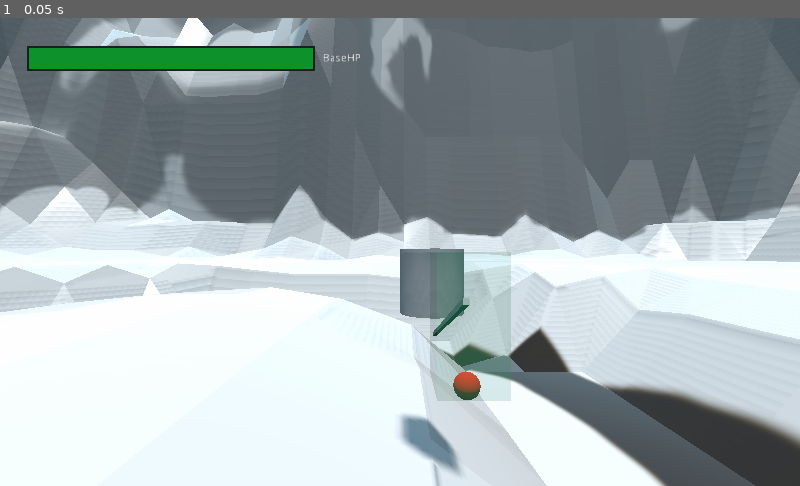
Above: before the commit, frame 1.
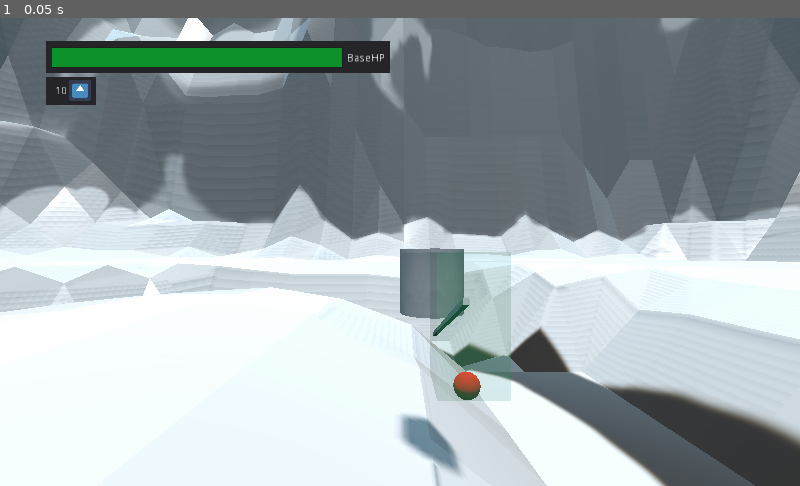
Above: after the commit, the same moment.

Repository: Paulpanther/MultiplayerTowerDefense
Game: Godot game, scene res://game/game.tscn
Two runs of this game, one before a commit and one after it. Both use one fixed random seed, a clock stepped at 60 frames per second and the inputs below. The engine's default icon, where the game draws it, is replaced by a stand-in: a white triangle on a blue panel in a dark square.
Inputs:
- Up to frame 1 (0.05 s): no input

The runs differ from the first frame. In frame 1, 1.8% of the frame differs, in the area x 3-49%, y 4-19%.
Error in both runs: Assertion failed. (res://addons/multiplayer/NetworkGame.gd:84)

Commit message:
Add Counter for Chips

Diff:
--- a/Global.gd
+++ b/Global.gd
@@ -7,6 +7,9 @@
 
 #BASE
 export var baseHealth = 150
+
+#CHIPS
+export var Chips = 10
 
 #ENEMIES
 enum ENEMIES{
--- /dev/null
+++ b/UI/ChipCounter.gd
@@ -0,0 +1,4 @@
+extends Label
+
+func _process(delta):
+	text = str(Global.Chips)
--- a/game/game.tscn
+++ b/game/game.tscn
@@ -1,10 +1,12 @@
-[gd_scene load_steps=9 format=2]
+[gd_scene load_steps=11 format=2]
 
 [ext_resource path="res://addons/multiplayer/NetworkGame.gd" type="Script" id=1]
 [ext_resource path="res://player/player.tscn" type="PackedScene" id=2]
 [ext_resource path="res://level/level0/level0.tscn" type="PackedScene" id=3]
 [ext_resource path="res://resources/rock.tscn" type="PackedScene" id=4]
 [ext_resource path="res://UI/LoseBaseHP.gd" type="Script" id=5]
+[ext_resource path="res://UI/ChipCounter.gd" type="Script" id=7]
+[ext_resource path="res://icon.png" type="Texture" id=8]
 
 [sub_resource type="Theme" id=1]
 
@@ -26,56 +28,102 @@
 
 [node name="rock" parent="game" instance=ExtResource( 4 )]
 
-[node name="Control" type="Control" parent="."]
+[node name="UI" type="Control" parent="."]
 anchor_left = 0.02
 anchor_top = 0.03
 anchor_right = 0.02
 anchor_bottom = 0.03
-margin_left = -0.480001
-margin_right = 19.52
+margin_left = 0.520002
+margin_right = 20.52
 margin_bottom = 22.0
 __meta__ = {
 "_edit_use_anchors_": false
 }
 
-[node name="LostHP" type="PanelContainer" parent="Control"]
+[node name="BaseHP" type="Control" parent="UI"]
+anchor_left = 1.0
+anchor_right = 1.0
+anchor_bottom = 1.0
+margin_left = 10.0
+margin_right = 487.0
+margin_bottom = 40.0
+__meta__ = {
+"_edit_use_anchors_": false
+}
+
+[node name="Panel" type="Panel" parent="UI/BaseHP"]
+margin_left = 8.0
+margin_top = 12.0
+margin_right = 448.0
+margin_bottom = 52.0
+__meta__ = {
+"_edit_use_anchors_": false
+}
+
+[node name="Label" type="Label" parent="UI/BaseHP"]
+margin_left = 393.0
+margin_top = 27.0
+margin_right = 442.0
+margin_bottom = 58.0
+text = "BaseHP
+"
+align = 1
+valign = 1
+__meta__ = {
+"_edit_use_anchors_": false
+}
+
+[node name="LostHP" type="PanelContainer" parent="UI/BaseHP"]
 modulate = Color( 0.180392, 0.203922, 0.196078, 1 )
-anchor_left = 0.75
-anchor_top = 0.818
-anchor_right = 0.75
-anchor_bottom = 0.818
-margin_left = -9.53674e-07
-margin_top = 0.00399971
-margin_right = 368.0
-margin_bottom = 32.004
+margin_left = 15.0
+margin_top = 19.0
+margin_right = 388.0
+margin_bottom = 46.0
 theme = SubResource( 1 )
 custom_styles/panel = SubResource( 2 )
 __meta__ = {
 "_edit_use_anchors_": false
 }
 
-[node name="HPBar" type="PanelContainer" parent="Control"]
-anchor_left = 0.768
-anchor_top = 0.831
-anchor_right = 0.768
-anchor_bottom = 0.831
-margin_left = 1.64
-margin_top = 1.718
-margin_right = 365.64
-margin_bottom = 29.718
+[node name="HPBar" type="PanelContainer" parent="UI/BaseHP"]
+margin_left = 16.0
+margin_top = 20.0
+margin_right = 387.0
+margin_bottom = 45.0
 custom_styles/panel = SubResource( 3 )
 script = ExtResource( 5 )
 __meta__ = {
 "_edit_use_anchors_": false
 }
 
-[node name="Label" type="Label" parent="Control"]
-margin_left = 393.0
-margin_top = 27.0
-margin_right = 451.0
-margin_bottom = 102.0
-text = "BaseHP
+[node name="Control" type="Control" parent="UI"]
+margin_left = 40.0
+margin_top = 51.0
+margin_right = 171.0
+margin_bottom = 107.0
+
+[node name="Panel" type="Panel" parent="UI/Control"]
+margin_left = -2.0
+margin_top = 6.0
+margin_right = 62.0
+margin_bottom = 42.0
+
+[node name="ChipCounter" type="Label" parent="UI/Control"]
+margin_left = 9.0
+margin_top = 18.0
+margin_right = 64.0
+margin_bottom = 62.0
+text = "0
 "
+script = ExtResource( 7 )
 __meta__ = {
 "_edit_use_anchors_": false
 }
+
+[node name="TextureRect" type="TextureRect" parent="UI/Control"]
+margin_left = 27.0
+margin_top = 10.0
+margin_right = 56.0
+margin_bottom = 37.0
+texture = ExtResource( 8 )
+expand = true
